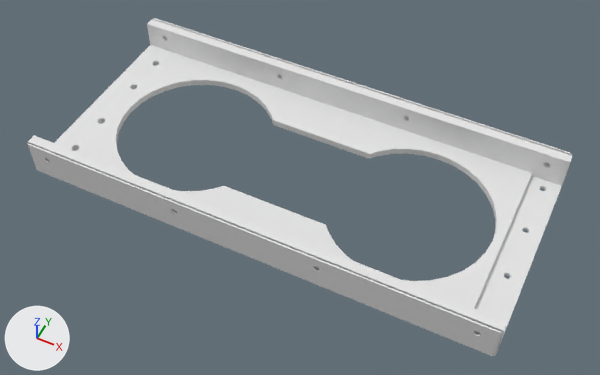
Renders of the Blender file sling/centerconsole/centerconsoletop.blend from each side of a commit.
One viewpoint serves both versions: a camera (50 mm lens) standing at (129.0, -255.0, 309.0) and looking at (5.0, -8.0, 0.0). The axes (+X, +Y, +Z) are drawn at lower left. The lights are the same throughout.
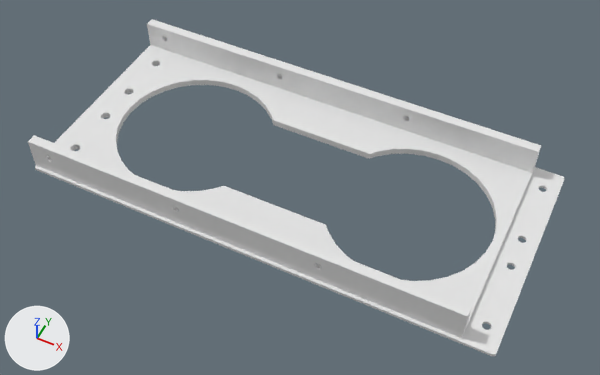
ob_cylinder_001 is not drawn itself; it is used by a modifier of ob_cube.
ob_cube_002 is not drawn itself; it is used by a modifier of ob_cube.
ob_cylinder_002 is not drawn itself; it is used by a modifier of ob_cube.
ob_cylinder_003 is not drawn itself; it is used by a modifier of ob_cube.

Location of each change, [x1, y1, x2, y2] in pixels of the pictures (600 x 375 px; the box of a moved part takes in the faces that stretch with it):
'Cube', reshaped, mesh rescaled, modifiers changed: before [27, 18, 572, 356]; after [28, 19, 564, 356]
part 2 of me_cube, moved or reshaped: before [28, 145, 499, 356]; after [35, 168, 495, 356]
part 3 of me_cube, moved or reshaped: before [27, 18, 572, 353]; after [35, 167, 494, 355]
part 4 of me_cube, moved or reshaped (not visible before): after [35, 166, 564, 354]
part 6 of me_cube_003, moved or reshaped: before [474, 173, 563, 341]; after [461, 148, 564, 355]

Patch to the scene script:
```diff
--- a/sling/centerconsole/centerconsoletop.blend.py
+++ b/sling/centerconsole/centerconsoletop.blend.py
@@ me_cube @@
 me_cube.from_pydata(...)  # 42 vertices, 40 faces; spans x 0.0..2.0, y 0.0..2.0, z -0.2..7.2
 # used by ob_cube; location = (0.0, 0.0, 0.0); scale = (60.7, 28.4, 2.5)
+# me_cube part 1: all 3 vertices in x 0.0..1.97, y 2.0, z 7.2 are moved by (0.0, 0.0, -6.79)
+# me_cube part 2: all 3 vertices in x 0.0..1.97, y 2.0, z 2.0 are moved by (0.0, 0.0, -1.75)
+# me_cube part 3: all 3 vertices in x 0.0..1.99, y 1.97, z 7.2 are moved by (0.0, 0.01, -6.79)
+# me_cube part 4: all 6 vertices in x 0.0..1.99, y 1.97, z -0.2..0.4 are moved by (0.0, 0.01, 0.0)
+# me_cube part 5: all 3 vertices in x 0.0..2.0, y 1.94, z -0.2 are moved by (0.0, 0.03, 0.0)
 me_cube.materials.append(mat_material)
@@ me_cube_003 @@
 me_cube_003.from_pydata(...)  # 8 vertices, 6 faces; spans x -2.0..0.0, y 0.0..2.0, z 0.0..2.0
 # used by ob_cube_002; location = (122.0, -1.0, 1.0); scale = (8.0, 25.6, 5.0)
+# me_cube_003 part 6: the whole mesh is scaled about the mesh origin by (1, 1.31, 1)
@@ ob_cylinder_001 @@
 ob_cylinder_001.rotation_euler = (1.571, 0.0, 0.0)  # degrees (90, 0, 0)
-ob_cylinder_001.scale = (1.6, 1.6, 150.0)
+ob_cylinder_001.scale = (1.7, 1.85, 150.0)
 _m = ob_cylinder_001.modifiers.new('Array', 'ARRAY')
@@ ob_cylinder_001 @@
 _m = ob_cylinder_001.modifiers.new('Array', 'ARRAY')
 _m.use_constant_offset = True
-_m.constant_offset_displace = (-46.23, 0.0, 0.0)
+_m.constant_offset_displace = (-43.51, 0.0, 0.0)
 _m.use_relative_offset = False
@@ ob_cube_002 @@
 ob_cube_002.location = (122.0, -1.0, 1.0)
-ob_cube_002.scale = (8.0, 25.6, 5.0)
+ob_cube_002.scale = (8.0, 25.6, 10.0)
 ob_cube_002.hide_set(True)
@@ ob_cylinder_002 @@
 ob_cylinder_002.location = (113.5, 44.3, 26.67)
-ob_cylinder_002.scale = (1.6, 1.6, 150.0)
+ob_cylinder_002.scale = (2.05, 2.05, 150.0)
 _m = ob_cylinder_002.modifiers.new('Array', 'ARRAY')
 _m.use_constant_offset = True
-_m.constant_offset_displace = (0.0, -18.43, 0.0)
+_m.constant_offset_displace = (0.0, -17.34, 0.0)
 _m.use_relative_offset = False
@@ ob_cylinder_003 @@
 ob_cylinder_003.location = (-109.4, 37.69, 26.67)
-ob_cylinder_003.scale = (2.0, 2.0, 150.0)
+ob_cylinder_003.scale = (2.5, 2.5, 150.0)
 _m = ob_cylinder_003.modifiers.new('Array', 'ARRAY')
```
